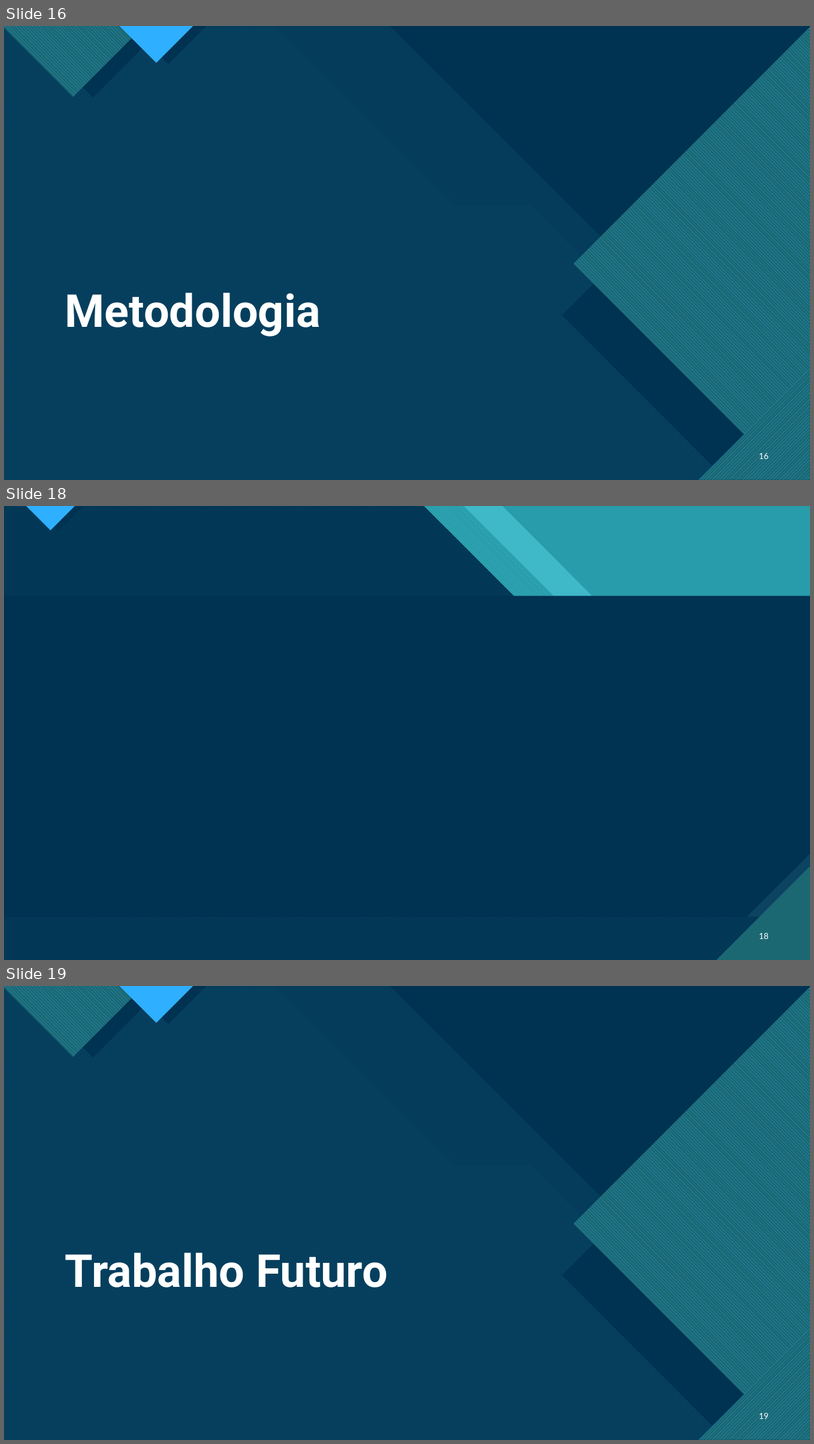
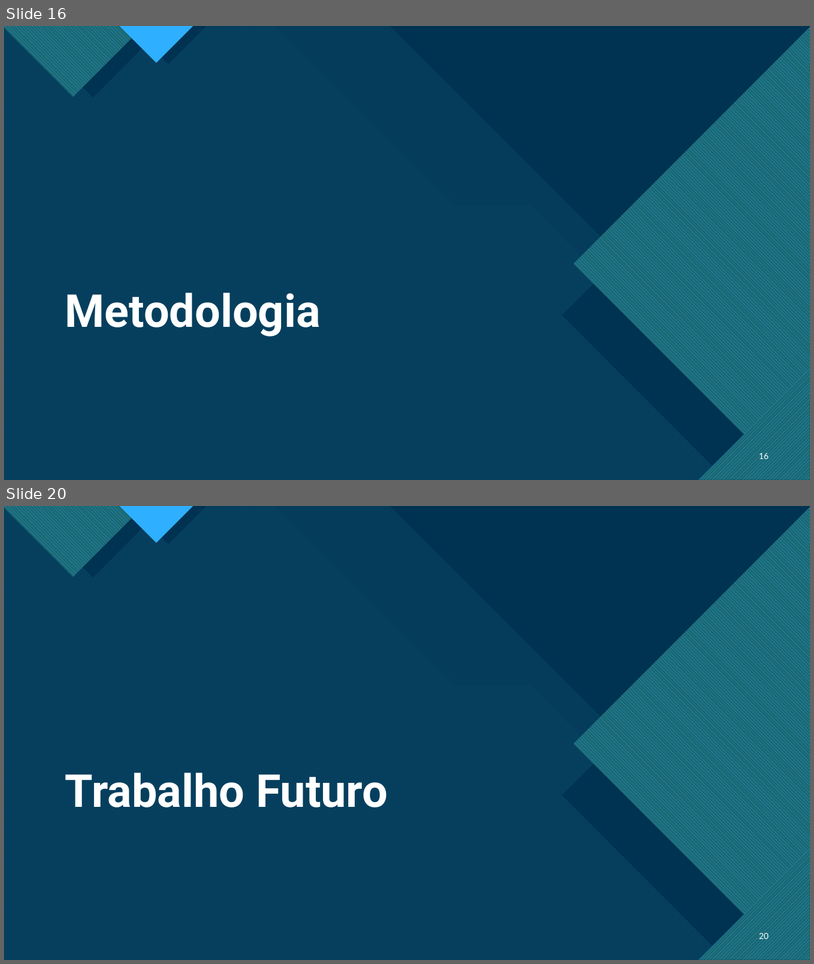
Before and after one commit to pedrocarrega/tese_mestrado_21-22, a slide deck: relatorio_preliminar/presentation.pptx. Shown one above the other, each under a label of ours: slides 16, 18 and 19 before the commit, slides 16 and 20 after it; the slides between them are not shown. The pictures are 814x1444 and 814x964 pixels, drawn with LibreOffice and Linux fonts; fonts in the diff are those of the drawing. Boxes give left, top, right and bottom in pixels: in the first picture for what was removed or moved away, otherwise in the second. Text is boxed around its words. In the diff, an @@ line names an element or a change of style, - is before the commit and + after.

```diff
--- a/relatorio_preliminar/presentation.pptx
+++ b/relatorio_preliminar/presentation.pptx
@@ slide 18 removed at <box>4,506,810,960</box>, background #47C3D3; not listed: 14 template elements that a slide beside it also shows @@
@@ rectangle removed at <box>4,506,810,960</box> @@
@@ rectangle removed at <box>4,506,810,960</box> @@
@@ freeform shape removed at <box>4,506,810,960</box> @@
@@ freeform shape removed at <box>4,506,810,960</box> @@
@@ page number removed at <box>759,933,769,939</box> @@
-18
@@ what was slide 19 is now slide 20 @@
@@ page number at <box>759,931,769,941</box>: text changed @@
-19
+20
```
Also in this commit, not shown: 5 slides changed, 2 slides added.
